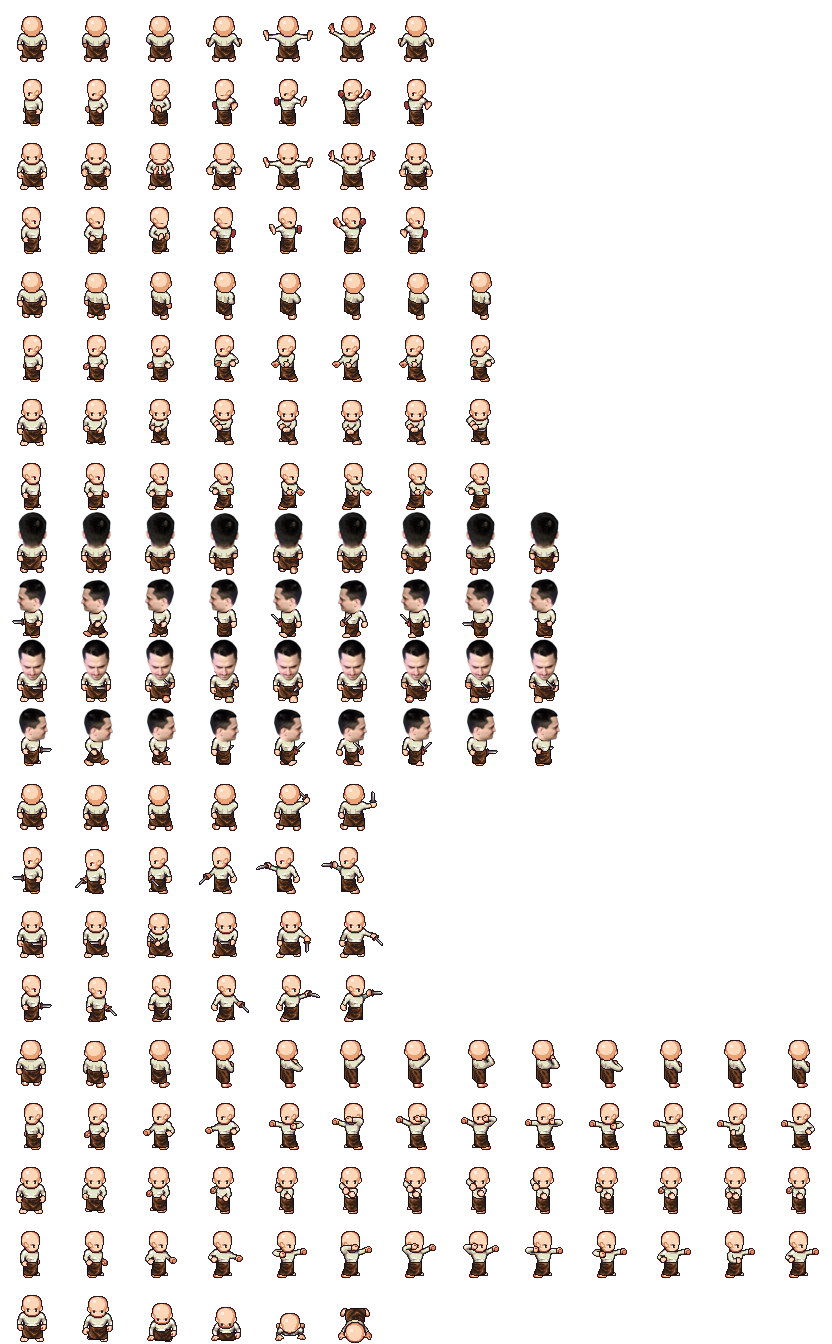
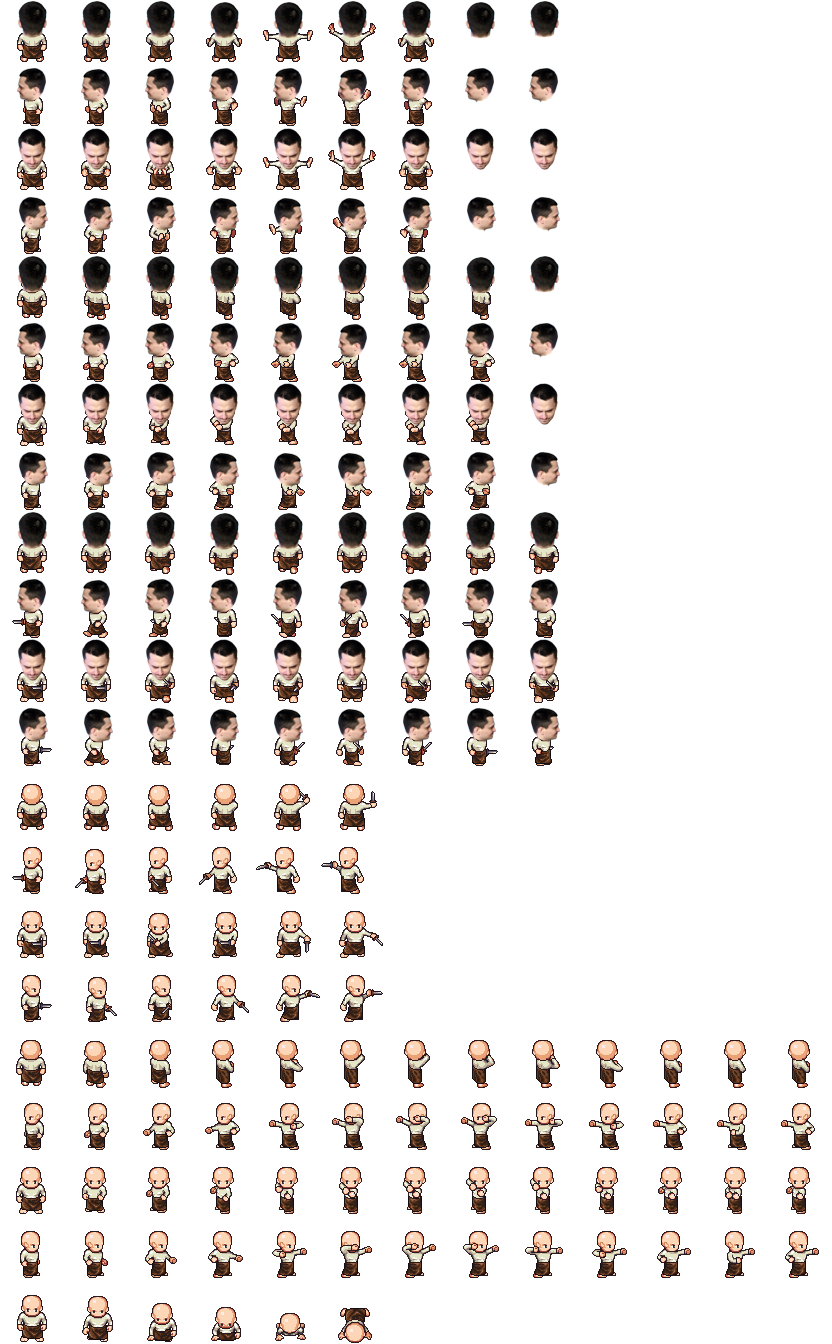
Before/after of a 832 x 1344 layered artwork. What changed in the layer stack:
added layer "back копия 2" above "left копия 2" over [17, 1, 559, 75]
added layer "left копия 2" above "right копия 2" over [17, 68, 558, 104]
added layer "right копия 2" above "forward копия 2" over [19, 197, 560, 233]
added layer "forward копия 2" above "back копия" over [17, 128, 558, 170]
added layer "back копия" above "left копия" over [17, 256, 559, 330]
added layer "left копия" above "right копия" over [17, 323, 558, 359]
added layer "right копия" above "forward копия" over [19, 452, 560, 488]
added layer "forward копия" above "back" over [17, 383, 558, 425]
painted on "Слой 0" over [21, 23, 428, 162]
